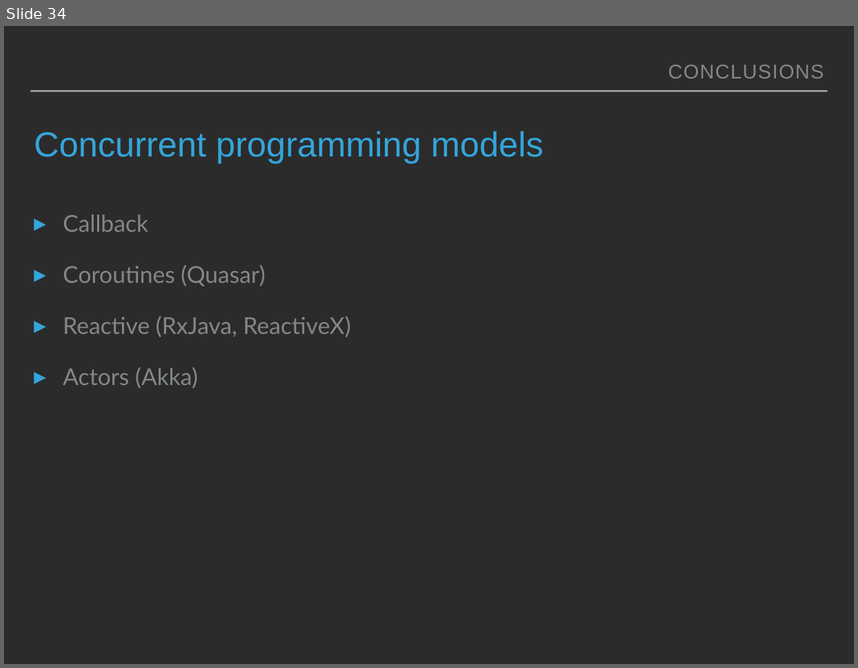
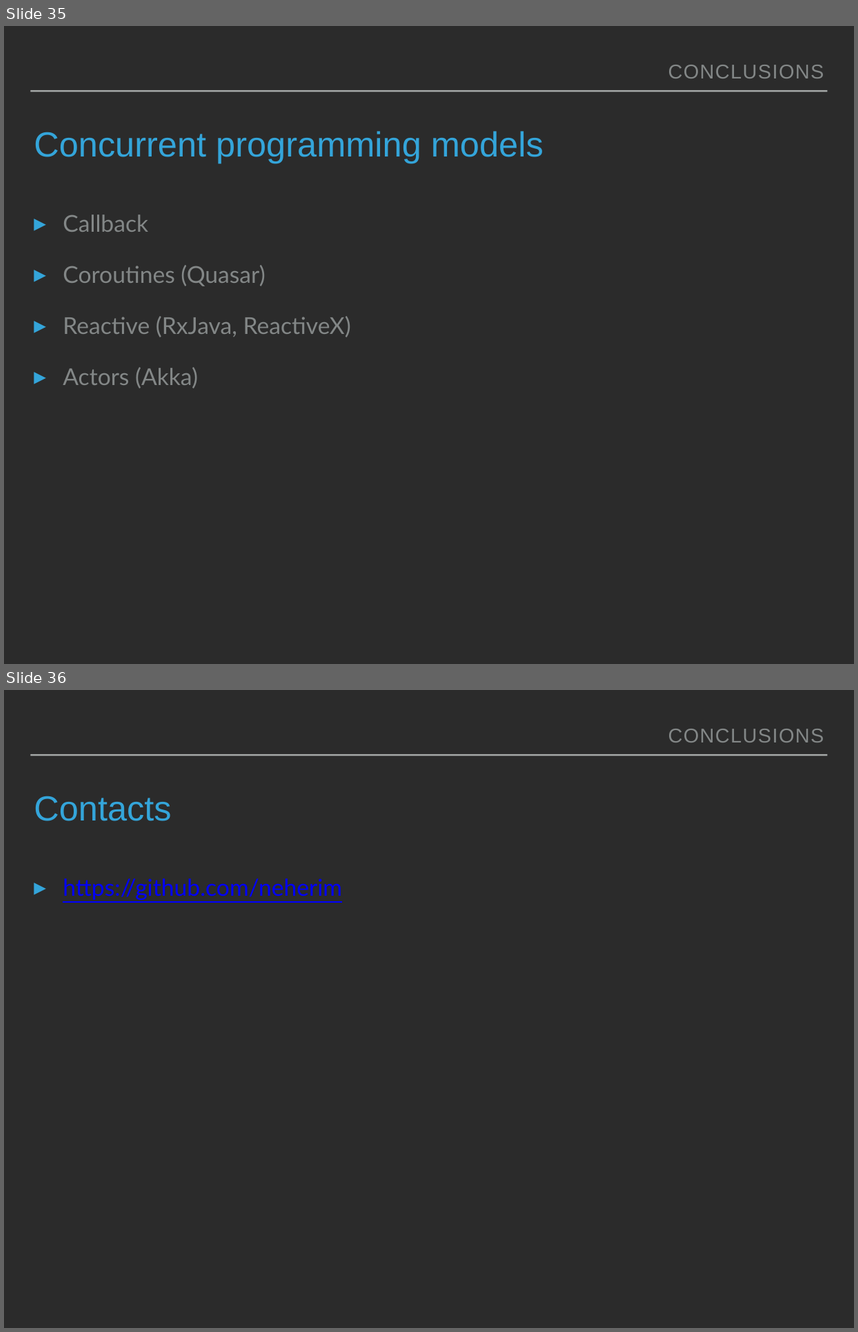
Before and after one commit to neherim/web-service-architectures, a slide deck: slide/Web server architecture.pptx. Shown one above the other, each under a label of ours: slide 34 before the commit, slides 35 and 36 after it. The pictures are 858x668 and 858x1332 pixels, drawn with LibreOffice and Linux fonts; fonts in the diff are those of the drawing. Boxes give left, top, right and bottom in pixels: in the first picture for what was removed or moved away, otherwise in the second. Text is boxed around its words. In the diff, an @@ line names an element or a change of style, - is before the commit and + after.

```diff
--- a/slide/Web server architecture.pptx
+++ b/slide/Web server architecture.pptx
@@ slide 36 added at (4,690,854,1328), background #2B2B2B; not listed: 1 template element that a slide beside it also shows @@
@@ text added at (668,729,824,742), 24 pt, text #838787 @@
+CONCLUSIONS
@@ title added at (34,796,171,821), 42 pt, text #34A5DA @@
+Contacts
@@ text added at (63,878,342,900), 28 pt, text #0000FF, underline @@
+▸ https://github.com/neherim
@@ what was slide 34 is now slide 35 @@
```
Also in this commit, not shown: 11 slides changed, 1 other slide added, 1 other file.
